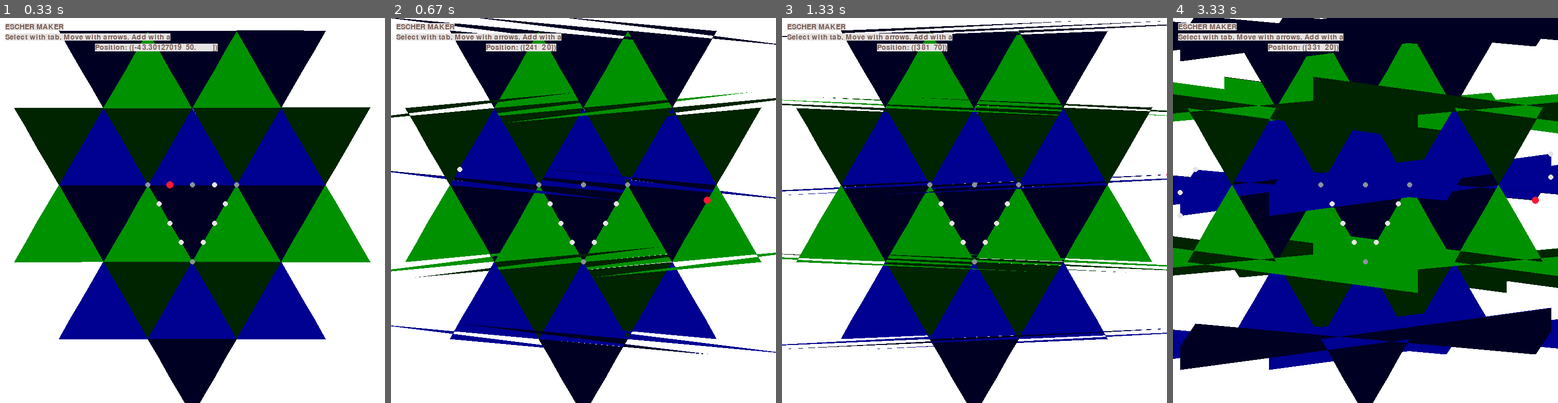
Above: before the commit, frames 1-4 (left to right).
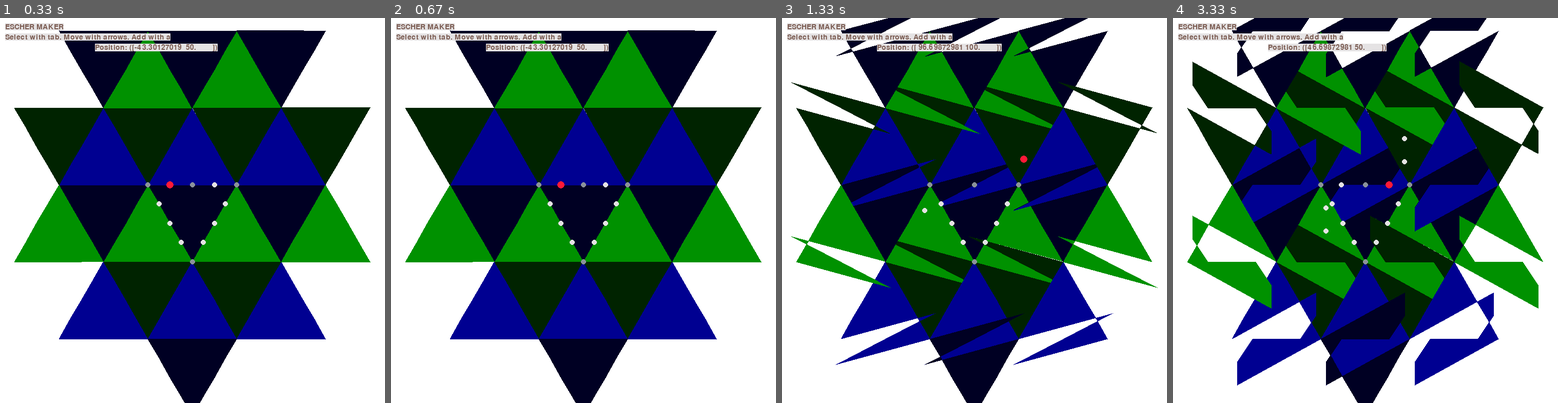
Above: after the commit, the same moments.

Repository: TripleDotDaniel/Escher-maker
Game: pygame game, started from escher-pygame-multishape.py
Same seed, same stepped clock (60 frames per second), same inputs: the game is played once before the commit and once after it.
Inputs (mouse positions are in pixels of both pictures, inside the frame that each line leads up to):
- Up to frame 1 (0.33 s): no input
- Up to frame 2 (0.67 s): press the mouse at (568, 229) at 0.37 s; move the mouse to (637, 214) at 0.47 s; release the mouse at (706, 198) at 0.6 s
- Up to frame 3 (1.33 s): hold Right 0.67-1.13 s; move the mouse to (1013, 295) at 0.7 s; hold Up from 1.17 s (still down)
- Up to frame 4 (3.33 s): release Up at 1.47 s; hold Right 1.5-1.97 s; hold Left 2-2.53 s; tap A at 2.57, 3.05 s; hold Down 2.9-3.2 s; hold Left from 3.23 s (still down)

Frame 1 is identical in both runs. In frame 2, 7.0% of the frame differs, in the area x 0-100%, y 0-88%; in frame 3, 14%; in frame 4, 46%, in the area x 0-100%, y 0-96%.

Commit message:
Fixed bug in mouse control

Diff:
--- a/escher-pygame-multishape.py
+++ b/escher-pygame-multishape.py
@@ -5,9 +5,11 @@
 import pygame
 import time
 import numpy as np
-from pygame.locals import (K_UP, K_DOWN, K_LEFT, K_RIGHT, K_a, K_ESCAPE, K_TAB, KEYDOWN, MOUSEBUTTONDOWN, QUIT)
+from pygame.locals import (K_UP, K_DOWN, K_LEFT, K_RIGHT, K_a, K_ESCAPE, K_TAB, KEYDOWN,
+                           MOUSEBUTTONDOWN, MOUSEBUTTONUP, QUIT)
 from escher_generate_pattern import find_all_combinations, make_pattern, draw_pattern, move_shape
 from scipy.interpolate import interp1d
+
 
 # Classes (frozen means immutable objects)
 # See attrs docs: https://www.attrs.org
@@ -57,9 +59,9 @@
         if self.flip_x:
             self.segment_linked.nodes.reverse()
 
-        #index_segment_linked = shape.segments.index(self.segment_linked)
-        #shape.segments[(index_segment_linked - 1) % len(shape.segments)].nodes[-1] = self.segment_linked.nodes[0]
-        #shape.segments[(index_segment_linked + 1) % len(shape.segments)].nodes[0] = self.segment_linked.nodes[-1]
+        # index_segment_linked = shape.segments.index(self.segment_linked)
+        # shape.segments[(index_segment_linked - 1) % len(shape.segments)].nodes[-1] = self.segment_linked.nodes[0]
+        # shape.segments[(index_segment_linked + 1) % len(shape.segments)].nodes[0] = self.segment_linked.nodes[-1]
 
 
 @attr.s()
@@ -250,12 +252,12 @@
 
 
 # Settings
-#combination = [1, 0, 2]
+# combination = [1, 0, 2]
 combination = [0, -3, -2]
-#combination = [2, 1, 0, 3]
-#combination = [0, 1, -4, -3]
-#combination = [5, 2, 1, 4, 3, 0]
-#combination = [-4, 1, -5, -1, -3, 5]
+# combination = [2, 1, 0, 3]
+# combination = [0, 1, -4, -3]
+# combination = [5, 2, 1, 4, 3, 0]
+# combination = [-4, 1, -5, -1, -3, 5]
 size_shape = 100
 nr_of_tiles = 25
 
@@ -294,6 +296,7 @@
 
 # Start loop
 running = True
+follow_mouse = False
 while running:
     # Single key-press
     for event in pygame.event.get():
@@ -309,10 +312,13 @@
 
         elif event.type == MOUSEBUTTONDOWN and event.button == 1:
             mouse_pos = screen_to_coord(pygame.mouse.get_pos(), screen)
-            print(shape.get_movable_nodes())
             for node in shape.get_movable_nodes():
                 if np.linalg.norm(node.pos - mouse_pos) < 10:
                     selected_node = node
+                    follow_mouse = True
+
+        elif event.type == MOUSEBUTTONUP and event.button == 1:
+            follow_mouse = False
 
         elif event.type == QUIT:
             running = False
@@ -332,10 +338,9 @@
     if pressed_keys[K_RIGHT]:
         shape.move_node(selected_node, movement=[5, 0])
 
-    if pygame.mouse.get_pressed()[0]:
+    if follow_mouse:
         mouse_pos = screen_to_coord(pygame.mouse.get_pos(), screen)
         shape.move_node(selected_node, position=mouse_pos)
-
 
     screen.fill(white)
 
